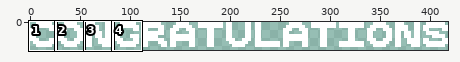
File history of a sprite sheet, OppeSeint_Unity/OppeSeintProject/Assets/Art/CongratsText.png. Above: a wide view before the commit, with the close-up outlined.
Close-up. Before the commit:
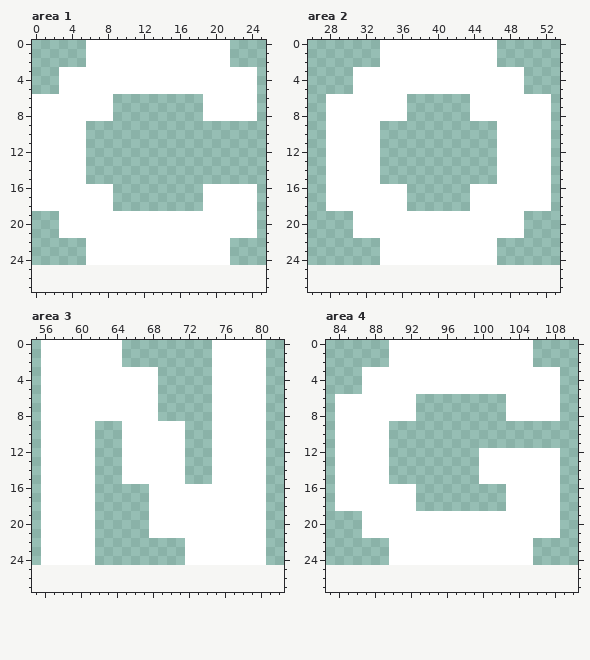
The file is 418x25 pixels. Shown: area 1: x 0..25, y 0..27; area 2: x 26..53, y 0..27; area 3: x 55..82, y 0..27; area 4: x 83..110, y 0..27. The old version is drawn lined up with the new one, on the new canvas. The commit also changed other parts of the picture, which this record leaves out.
After the commit:
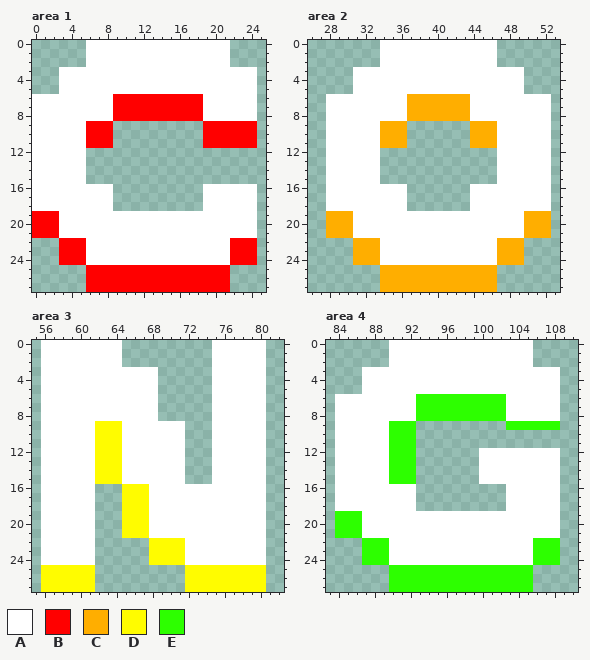
Palette (. is transparent): A #ffffff  B #ff0000  C #ffae00  D #fffc00  E #2dff00
From old to new:
canvas 418x25 -> 418x28
Changed rows in their new state; - is an unchanged pixel.
Area 1:
first column x 6:
 6 ---BBBBBBBBBB------
 7 ---BBBBBBBBBB------
 8 ---BBBBBBBBBB------
 9 BBB----------BBBBBB
10 BBB----------BBBBBB
11 BBB----------BBBBBB
first column x 0:
19 BBB----------------------
20 BBB----------------------
21 BBB----------------------
22 ---BBB----------------BBB
23 ---BBB----------------BBB
24 ---BBB----------------BBB
25 ------BBBBBBBBBBBBBBBB---
26 ------BBBBBBBBBBBBBBBB---
27 ------BBBBBBBBBBBBBBBB---
Area 2:
first column x 34:
 6 ---CCCCCCC---
 7 ---CCCCCCC---
 8 ---CCCCCCC---
 9 CCC-------CCC
10 CCC-------CCC
11 CCC-------CCC
first column x 28:
19 CCC-------------------CCC
20 CCC-------------------CCC
21 CCC-------------------CCC
22 ---CCC-------------CCC---
23 ---CCC-------------CCC---
24 ---CCC-------------CCC---
25 ------CCCCCCCCCCCCC------
26 ------CCCCCCCCCCCCC------
27 ------CCCCCCCCCCCCC------
Area 3:
first column x 56:
 9 ------DDD----------------
10 ------DDD----------------
11 ------DDD----------------
12 ------DDD----------------
13 ------DDD----------------
14 ------DDD----------------
15 ------DDD----------------
16 ---------DDD-------------
17 ---------DDD-------------
18 ---------DDD-------------
19 ---------DDD-------------
20 ---------DDD-------------
21 ---------DDD-------------
22 ------------DDDD---------
23 ------------DDDD---------
24 ------------DDDD---------
25 DDDDDD----------DDDDDDDDD
26 DDDDDD----------DDDDDDDDD
27 DDDDDD----------DDDDDDDDD
Area 4:
first column x 90:
 6 ---EEEEEEEEEE------
 7 ---EEEEEEEEEE------
 8 ---EEEEEEEEEE------
 9 EEE----------EEEEEE
10 EEE----------------
11 EEE----------------
12 EEE----------------
13 EEE----------------
14 EEE----------------
15 EEE----------------
first column x 84:
19 EEE----------------------
20 EEE----------------------
21 EEE----------------------
22 ---EEE----------------EEE
23 ---EEE----------------EEE
24 ---EEE----------------EEE
25 ------EEEEEEEEEEEEEEEE---
26 ------EEEEEEEEEEEEEEEE---
27 ------EEEEEEEEEEEEEEEE---
Where, in picture pixels (left, top, right, bottom), the same in both close-ups:
added: (86, 94, 257, 148)
added: (32, 211, 257, 292)
added: (380, 94, 497, 148)
added: (326, 211, 551, 292)
added: (41, 421, 266, 592)
added: (335, 394, 560, 592)
